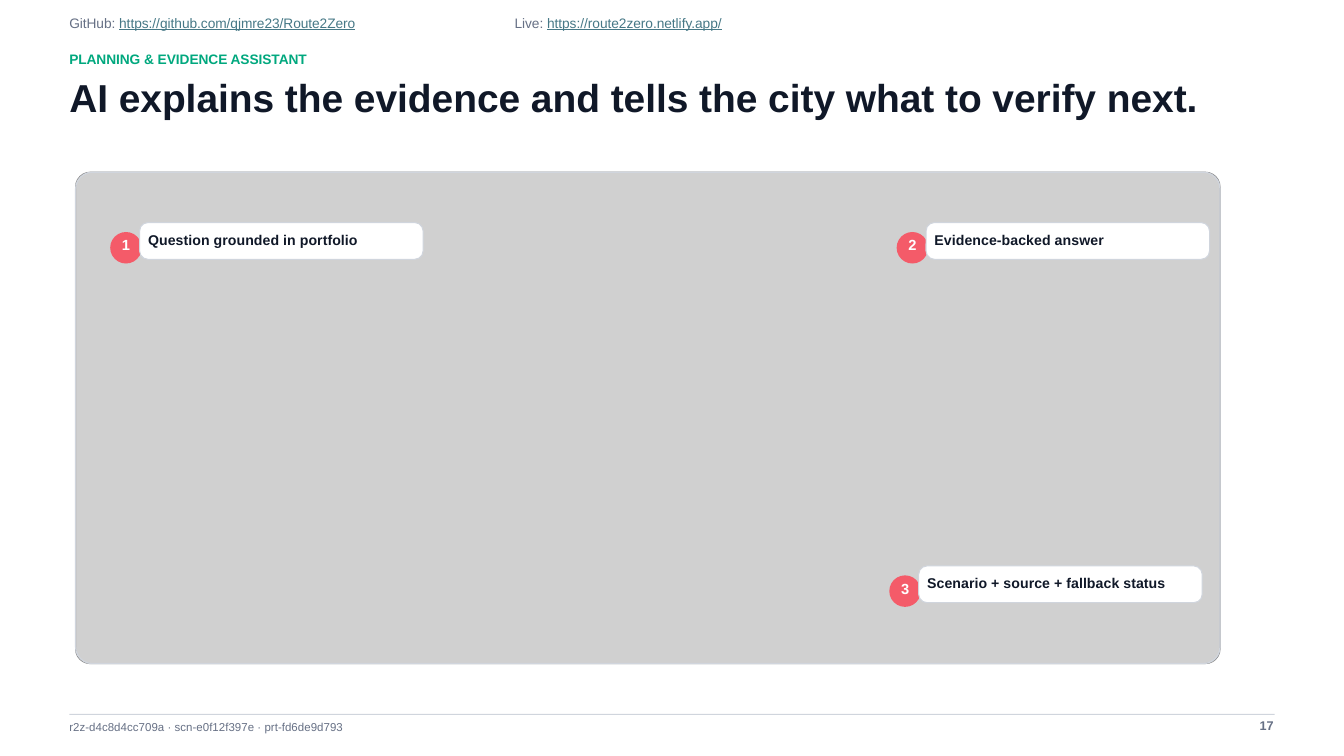
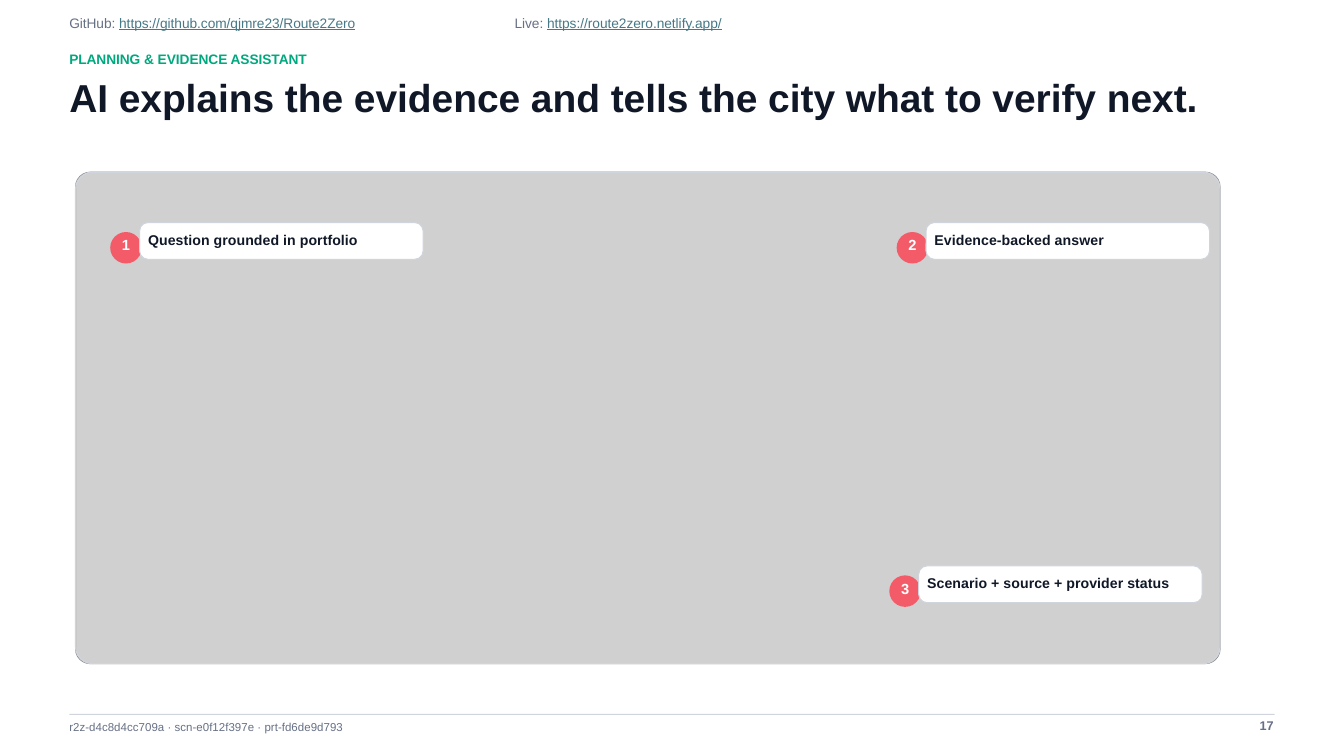
Before and after one commit to qjmre23/Route2Zero, a slide deck: slide 17 of output/submission/Route2Zero_Prototype_Demonstration.pptx. Drawn at 1344x756 pixels with LibreOffice and Linux fonts; fonts in the diff are those of the drawing; grey boxes stand for pictures. Boxes give left, top, right and bottom in pixels: in the first picture for what was removed or moved away, otherwise in the second. Text is boxed around its words. In the diff, an @@ line names an element or a change of style, - is before the commit and + after.

```diff
--- a/output/submission/Route2Zero_Prototype_Demonstration.pptx
+++ b/output/submission/Route2Zero_Prototype_Demonstration.pptx
@@ text at (x1=927, y1=577, x2=1169, y2=591): text changed @@
-Scenario + source + fallback status
+Scenario + source + provider status
```
Also in this commit, not shown: 6 other slides changed, 59 other files.
